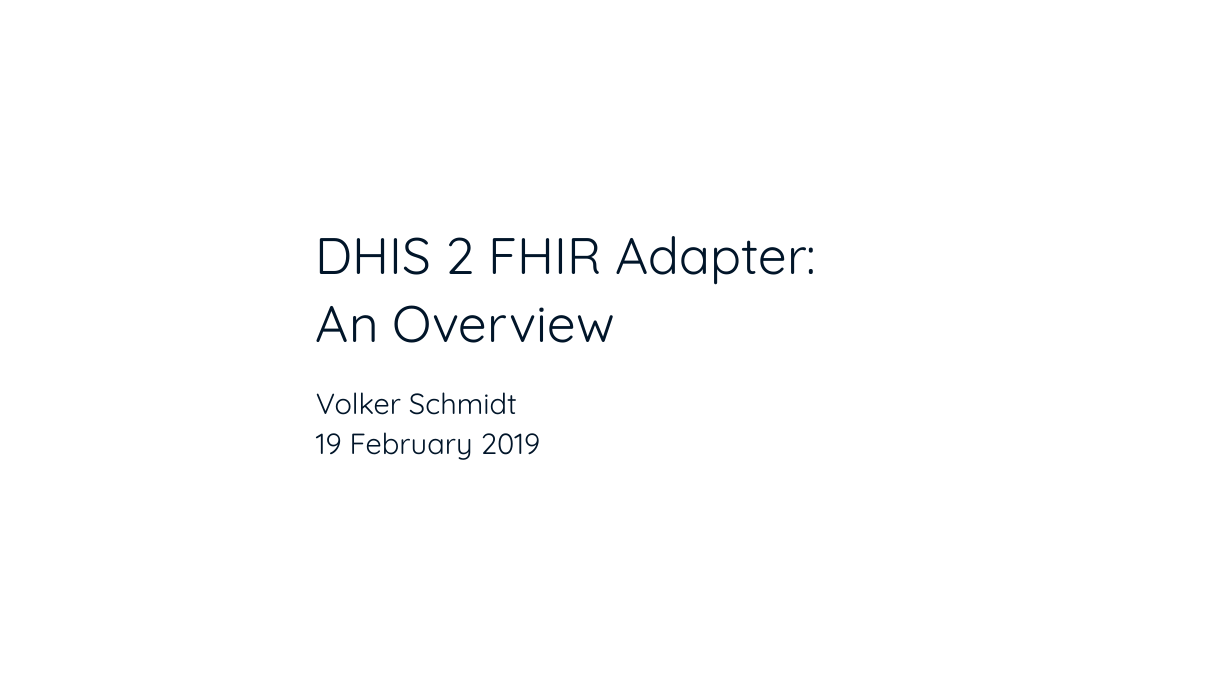
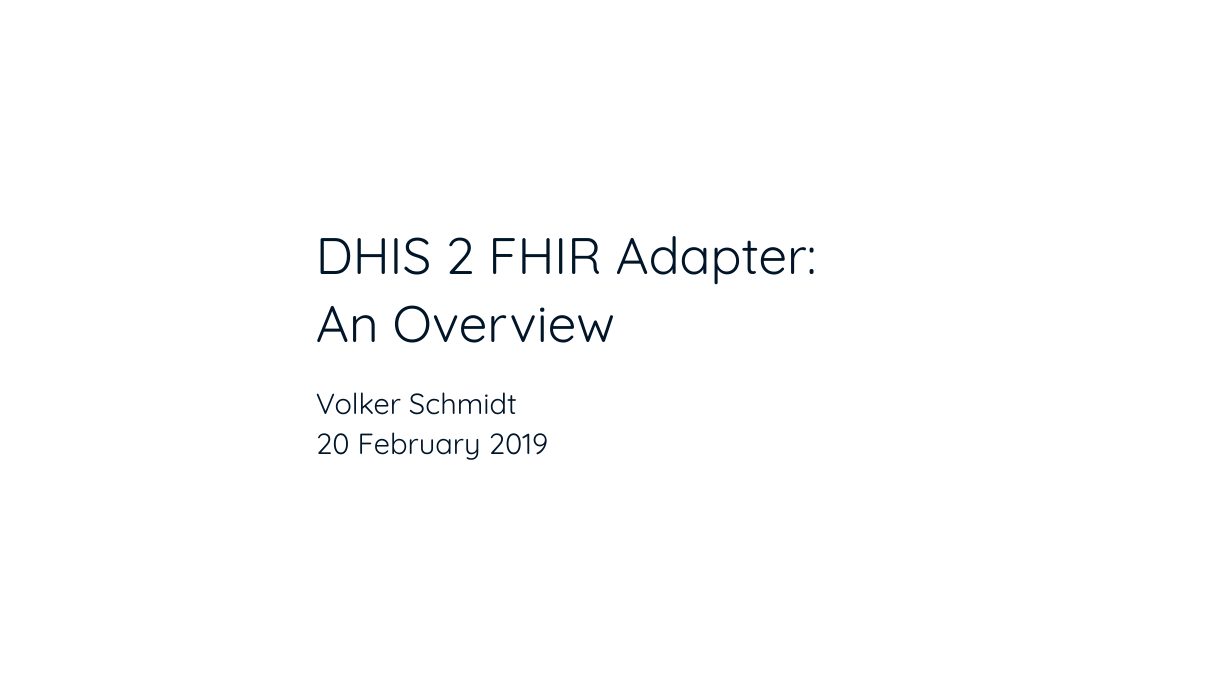
Before and after one commit to dhis2/dhis2-fhir-adapter, a slide deck: slide 1 of docs/DHIS_2_FHIR_Adapter_-_An_Overview.pptx. Drawn at 1232x693 pixels with LibreOffice and Linux fonts; fonts in the diff are those of the drawing; background and template pictures are left out. Boxes give left, top, right and bottom in pixels: in the first picture for what was removed or moved away, otherwise in the second. Text is boxed around its words. In the diff, an @@ line names an element or a change of style, - is before the commit and + after.

Commit message:
Updated PPT presentation slides.

```diff
--- a/docs/DHIS_2_FHIR_Adapter_-_An_Overview.pptx
+++ b/docs/DHIS_2_FHIR_Adapter_-_An_Overview.pptx
@@ subtitle at [316,432,549,460]: text changed @@
-19 February 2019
+20 February 2019
```
Also in this commit, not shown: 2 slides added.
